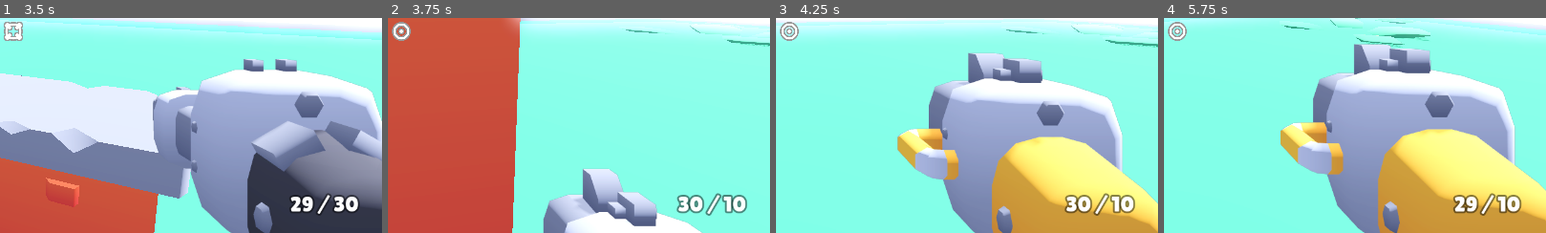
Above: before the commit, frames 1-4 (left to right).
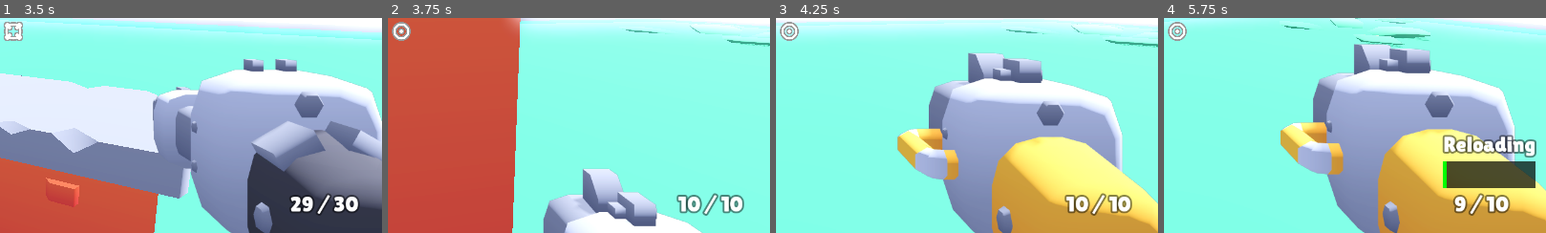
Above: after the commit, the same moments.

Repository: maidangkhanh/Blasher
Game: Godot game, scene res://scenes/main.tscn
The game is run twice, just before and just after one commit, with the same random seed, the same clock (stepped at 60 frames per second) and the same inputs.
Inputs (mouse positions are % of the whole screen's width and height, from its top left):
- Up to frame 1 (3.5 s): click (50, 58) at 0.52 s; type "12" at 0.6 s; click "Host" at 1.25 s; tap Enter at 2 s; move the mouse to (55, 50) at 2.02 s; hold W (move_forward) from 2.03 s (still down); click (55, 50) at 2.1 s; tap Space (jump) at 2.27, 3.02 s; move the mouse to (45, 50) at 2.77 s; tap Tab (scoreboard) at 2.85 s
- Up to frame 2 (3.75 s): keep holding W (move_forward); move the mouse to (52, 48) at 3.52 s; tap E (weapon_toggle) at 3.6 s
- Up to frame 3 (4.25 s): keep holding W (move_forward)
- Up to frame 4 (5.75 s): keep holding W (move_forward); move the mouse to (49, 52) at 4.27 s; click (49, 52) at 4.35 s; tap Space (jump) at 4.52, 5.27 s; move the mouse to (57, 51) at 5.02 s; tap Tab (scoreboard) at 5.1 s; tap R (reload) at 5.65 s
The pictures show only the part of the screen within x 50-100%, y 50-100%; the shares and areas given below are measured in that part.

Frame 1 is identical in both runs. In frame 2, 1.1% of the frame differs, in the area x 75-94%, y 81-92%; in frame 3, 1.1%; in frame 4, 6.0%, in the area x 73-98%, y 54-92%.
Error in both runs: Assertion failed: UPNP Discover Failed! Error 24 (res://scenes/main.gd:53)

Commit message:
fix wrong startup ammo

Diff:
--- a/Starter-Kit-FPS-44334edba0bd0d6efa00fbe5c6fe5b5813655302/objects/player.gd
+++ b/Starter-Kit-FPS-44334edba0bd0d6efa00fbe5c6fe5b5813655302/objects/player.gd
@@ -53,6 +53,8 @@
 
 func _enter_tree():
 	set_multiplayer_authority(str(name).to_int())
+	for w in weapons:
+		w.setup()
 
 
 # Functions
--- a/Starter-Kit-FPS-44334edba0bd0d6efa00fbe5c6fe5b5813655302/scripts/weapon.gd
+++ b/Starter-Kit-FPS-44334edba0bd0d6efa00fbe5c6fe5b5813655302/scripts/weapon.gd
@@ -17,7 +17,7 @@
 @export_range(1, 5) var reload_time:float = 2 # Time to Reload
 @export_range(1, 200) var max_ammo:int = 30 # Maximum ammunitions
 @export_range(0, 1) var recoil_rate:float = 0.5 # Recoil rate, higher mean more recoil
-var current_ammo: int = 30
+var current_ammo: int
 
 @export_subgroup("Sounds")
 @export var sound_shoot: String # Sound path
@@ -25,7 +25,7 @@
 @export_subgroup("Crosshair")
 @export var crosshair: Texture2D # Image of crosshair on-screen
 
-func _innit():
+func setup():
 	current_ammo = max_ammo
 
 func shoot():
